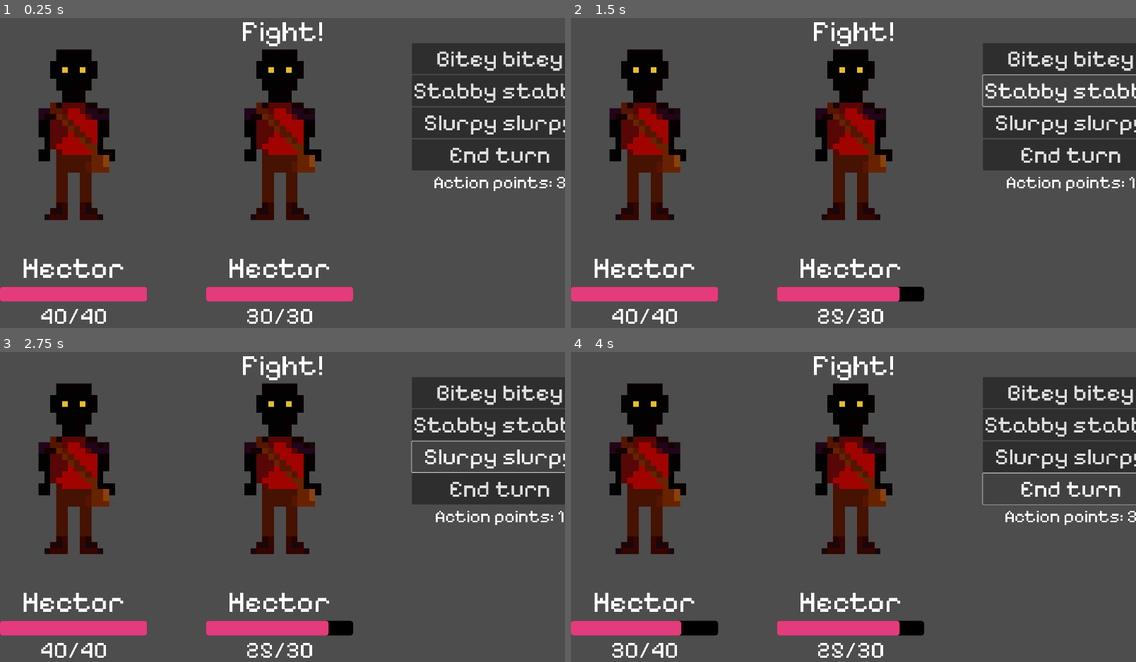
Above: before the commit, frames 1-4 (two rows, left to right).
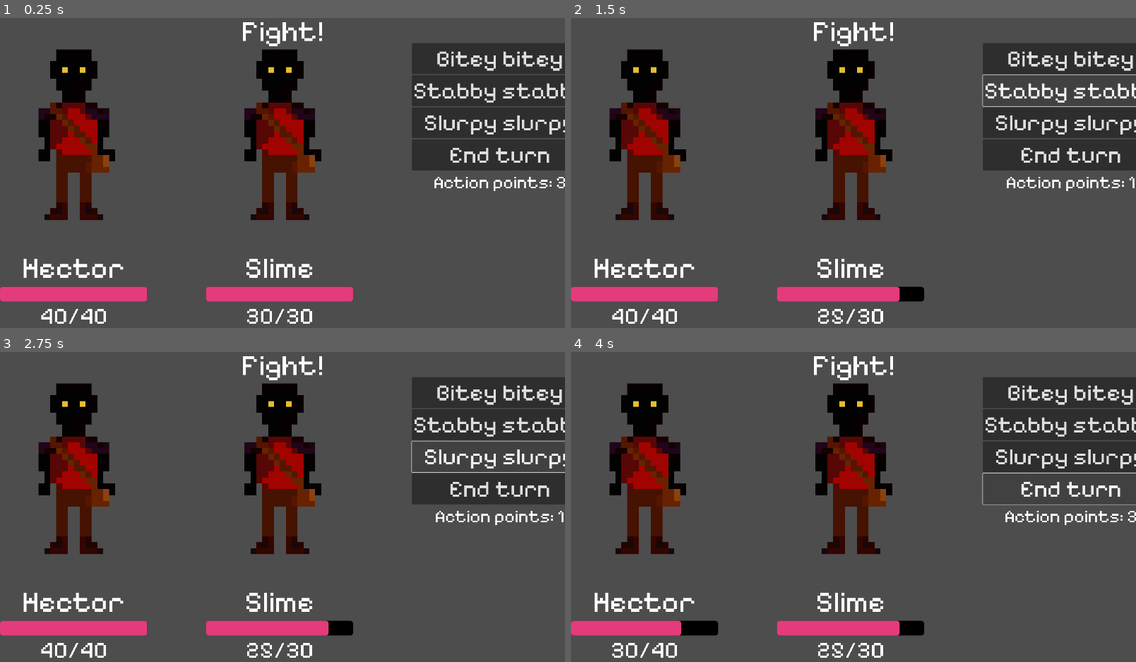
Above: after the commit, the same moments.

Repository: ostev/gamejam
Game: Godot game, scene res://scenes/BattleInterface.tscn
Two runs of this game, one before a commit and one after it. Both use one fixed random seed, a clock stepped at 60 frames per second and the inputs below. This scene is started directly instead of the project's main scene.
Inputs:
- Up to frame 1 (0.25 s): no input
- Up to frame 2 (1.5 s): click "Bitey bitey" at 0.5 s; click "Stabby stabby" at 1.25 s
- Up to frame 3 (2.75 s): click "Slurpy slurpy" at 2 s
- Up to frame 4 (4 s): click "End turn" at 2.75 s; tap Enter at 3.5 s; hold D (right) from 3.53 s (still down)

The runs differ from the first frame. In frame 1, 0.4% of the frame differs, in the area x 40-59%, y 77-84%; in frame 2, 0.4%; in frame 3, 0.4%; in frame 4, 0.4%.

Commit message:
Work on some things

Diff:
--- /dev/null
+++ b/assets/slime_animation.tres
@@ -0,0 +1,32 @@
+[gd_resource type="SpriteFrames" load_steps=5 format=3 uid="uid://b6tu7dcha7y51"]
+
+[ext_resource type="Texture2D" uid="uid://hgqjt7kf0wp6" path="res://assets/slime_spritesheet.png" id="1_xp87q"]
+
+[sub_resource type="AtlasTexture" id="AtlasTexture_nrtoj"]
+atlas = ExtResource("1_xp87q")
+region = Rect2(0, 0, 16, 32)
+
+[sub_resource type="AtlasTexture" id="AtlasTexture_i4b1j"]
+atlas = ExtResource("1_xp87q")
+region = Rect2(16, 0, 16, 32)
+
+[sub_resource type="AtlasTexture" id="AtlasTexture_c0d7e"]
+atlas = ExtResource("1_xp87q")
+region = Rect2(32, 0, 16, 32)
+
+[resource]
+animations = [{
+"frames": [{
+"duration": 1.0,
+"texture": SubResource("AtlasTexture_nrtoj")
+}, {
+"duration": 1.0,
+"texture": SubResource("AtlasTexture_i4b1j")
+}, {
+"duration": 1.0,
+"texture": SubResource("AtlasTexture_c0d7e")
+}],
+"loop": true,
+"name": &"default",
+"speed": 5.0
+}]
--- a/project.godot
+++ b/project.godot
@@ -14,6 +14,10 @@
 run/main_scene="uid://qp37dgj8cpxa"
 config/features=PackedStringArray("4.5", "GL Compatibility")
 config/icon="res://icon.svg"
+
+[autoload]
+
+Globals="*res://src/Globals.gd"
 
 [display]
 
--- /dev/null
+++ b/scenes/Death.tscn
@@ -0,0 +1,39 @@
+[gd_scene load_steps=4 format=3 uid="uid://bqgwbm8jn6py0"]
+
+[ext_resource type="Script" uid="uid://ch1bvanblwdm" path="res://src/RespawnManager.gd" id="1_r1fdo"]
+
+[sub_resource type="Gradient" id="Gradient_4f8q1"]
+offsets = PackedFloat32Array(0.023923445, 1)
+colors = PackedColorArray(0.82835615, 0.49610913, 0.87593067, 1, 0.44001523, 0.721263, 0.66886157, 1)
+
+[sub_resource type="GradientTexture2D" id="GradientTexture2D_r1fdo"]
+gradient = SubResource("Gradient_4f8q1")
+width = 1000
+height = 1000
+fill_to = Vector2(1, 1)
+
+[node name="Death" type="Node2D"]
+
+[node name="TextureRect" type="TextureRect" parent="."]
+offset_right = 1994.0
+offset_bottom = 1246.0
+texture = SubResource("GradientTexture2D_r1fdo")
+
+[node name="Label" type="Label" parent="."]
+offset_left = 364.0
+offset_top = 280.0
+offset_right = 1647.0
+offset_bottom = 880.0
+theme_override_font_sizes/font_size = 500
+text = "DEAD."
+
+[node name="Button" type="Button" parent="."]
+offset_left = 710.0
+offset_top = 836.0
+offset_right = 1149.0
+offset_bottom = 964.0
+theme_override_font_sizes/font_size = 100
+text = "Respawn"
+script = ExtResource("1_r1fdo")
+
+[connection signal="pressed" from="Button" to="Button" method="_on_pressed"]
--- a/scenes/Enemy.tscn
+++ b/scenes/Enemy.tscn
@@ -1,7 +1,7 @@
 [gd_scene load_steps=6 format=3 uid="uid://cq0ih3tvjf6ic"]
 
 [ext_resource type="Script" uid="uid://bb1wrbbcgolg4" path="res://src/Enemy.gd" id="1_3gvst"]
-[ext_resource type="Script" uid="uid://cdwj78lqlau54" path="res://src/Combatant.gd" id="2_mpr68"]
+[ext_resource type="Script" uid="uid://c857khtsisd6s" path="res://src/CombatantDetails.gd" id="2_mpr68"]
 [ext_resource type="Texture2D" uid="uid://bumh5if4xovdf" path="res://icon.svg" id="3_ft8do"]
 
 [sub_resource type="SpriteFrames" id="SpriteFrames_5wwv6"]
--- /dev/null
+++ b/scenes/RespawnButton.gd
@@ -0,0 +1 @@
+extends Button
--- /dev/null
+++ b/scenes/SlimeInterface.tscn
@@ -0,0 +1,49 @@
+[gd_scene load_steps=10 format=3 uid="uid://cevud5135u18g"]
+
+[ext_resource type="PackedScene" uid="uid://budt11vpa7l0x" path="res://scenes/BattleInterface.tscn" id="1_dm7ln"]
+[ext_resource type="Script" uid="uid://c857khtsisd6s" path="res://src/CombatantDetails.gd" id="2_8mo6m"]
+[ext_resource type="Texture2D" uid="uid://d1uskpen07acg" path="res://assets/hector_frontview.png" id="3_niaxs"]
+[ext_resource type="SpriteFrames" uid="uid://b6tu7dcha7y51" path="res://assets/slime_animation.tres" id="4_npjxu"]
+[ext_resource type="Script" uid="uid://bt4e3r06vflvt" path="res://src/Encounter.gd" id="5_ojygc"]
+
+[sub_resource type="SpriteFrames" id="SpriteFrames_fix10"]
+animations = [{
+"frames": [{
+"duration": 1.0,
+"texture": ExtResource("3_niaxs")
+}],
+"loop": true,
+"name": &"default",
+"speed": 5.0
+}]
+
+[sub_resource type="Resource" id="Resource_0kfng"]
+script = ExtResource("2_8mo6m")
+max_hp = 40
+name = "Hector"
+sprite_frames = SubResource("SpriteFrames_fix10")
+metadata/_custom_type_script = "uid://c857khtsisd6s"
+
+[sub_resource type="Resource" id="Resource_edl67"]
+script = ExtResource("2_8mo6m")
+max_hp = 30
+name = "Slime"
+sprite_frames = ExtResource("4_npjxu")
+metadata/_custom_type_script = "uid://c857khtsisd6s"
+
+[sub_resource type="Resource" id="Resource_itn40"]
+script = ExtResource("5_ojygc")
+combatants = [SubResource("Resource_0kfng"), SubResource("Resource_edl67")]
+metadata/_custom_type_script = "uid://bt4e3r06vflvt"
+
+[node name="SlimeInterface" type="Control"]
+layout_mode = 3
+anchors_preset = 0
+
+[node name="BattleInterface" parent="." instance=ExtResource("1_dm7ln")]
+layout_mode = 1
+offset_left = 46.0
+offset_top = -2.0
+offset_right = 46.0
+offset_bottom = -2.0
+encounter = SubResource("Resource_itn40")
--- /dev/null
+++ b/scenes/Win.tscn
@@ -0,0 +1,39 @@
+[gd_scene load_steps=4 format=3 uid="uid://dq601872he6dx"]
+
+[ext_resource type="Script" uid="uid://ch1bvanblwdm" path="res://src/RespawnManager.gd" id="1_pnk8a"]
+
+[sub_resource type="Gradient" id="Gradient_4f8q1"]
+offsets = PackedFloat32Array(0.023923445, 1)
+colors = PackedColorArray(0.82835615, 0.49610913, 0.87593067, 1, 0.44001523, 0.721263, 0.66886157, 1)
+
+[sub_resource type="GradientTexture2D" id="GradientTexture2D_r1fdo"]
+gradient = SubResource("Gradient_4f8q1")
+width = 1000
+height = 1000
+fill_to = Vector2(1, 1)
+
+[node name="Win" type="Node2D"]
+
+[node name="TextureRect" type="TextureRect" parent="."]
+offset_right = 1994.0
+offset_bottom = 1246.0
+texture = SubResource("GradientTexture2D_r1fdo")
+
+[node name="Label" type="Label" parent="."]
+offset_left = 182.0
+offset_top = 372.0
+offset_right = 1754.0
+offset_bottom = 972.0
+theme_override_font_sizes/font_size = 200
+text = "ENEMY DEFEATED"
+
+[node name="Button" type="Button" parent="."]
+offset_left = 710.0
+offset_top = 836.0
+offset_right = 1149.0
+offset_bottom = 964.0
+theme_override_font_sizes/font_size = 100
+text = "Continue"
+script = ExtResource("1_pnk8a")
+
+[connection signal="pressed" from="Button" to="Button" method="_on_pressed"]
--- a/scenes/World.tscn
+++ b/scenes/World.tscn
@@ -1,18 +1,22 @@
-[gd_scene load_steps=35 format=4 uid="uid://qp37dgj8cpxa"]
-
-[ext_resource type="Script" uid="uid://co2rhmxa0n8nl" path="res://src/bgmusic.gd" id="1_0uv0p"]
+[gd_scene load_steps=40 format=4 uid="uid://qp37dgj8cpxa"]
+
 [ext_resource type="PackedScene" uid="uid://qqx1flhdjocc" path="res://scenes/Player.tscn" id="1_32lhk"]
+[ext_resource type="Script" uid="uid://dupm7hkrx1ocv" path="res://src/World.gd" id="1_c0d7e"]
 [ext_resource type="TileSet" uid="uid://cqvpm7ioxpo42" path="res://assets/tilemaps/tileset.tres" id="1_kqs1s"]
 [ext_resource type="Script" uid="uid://qbdl7rxcywtn" path="res://src/area_2d.gd" id="2_1lgw5"]
 [ext_resource type="Script" uid="uid://gi8bx4osqd6g" path="res://src/Player.gd" id="2_7g83o"]
-[ext_resource type="Script" path="res://src/Camera.gd" id="4_d1c63"]
+[ext_resource type="Script" uid="uid://gtqa40mdqgi6" path="res://src/Camera.gd" id="4_d1c63"]
 [ext_resource type="Script" uid="uid://ducx5yelgj345" path="res://src/key.gd" id="6_c0d7e"]
 [ext_resource type="Script" uid="uid://c8jelaiwx0kw4" path="res://src/switch.gd" id="6_hlk0d"]
 [ext_resource type="AudioStream" uid="uid://calsww5w0tgdp" path="res://assets/bg music_dungeon.mp3" id="8_b3faq"]
+[ext_resource type="Script" uid="uid://bb1wrbbcgolg4" path="res://src/Enemy.gd" id="9_o1tcx"]
 [ext_resource type="Texture2D" uid="uid://ditkpnl8x7cxw" path="res://assets/keys.png" id="10_nrtoj"]
 [ext_resource type="Texture2D" uid="uid://bng5lxf4urnxo" path="res://assets/bone_man.png" id="10_pdh0q"]
+[ext_resource type="Script" uid="uid://c857khtsisd6s" path="res://src/CombatantDetails.gd" id="10_rpuxp"]
 [ext_resource type="Texture2D" uid="uid://hgqjt7kf0wp6" path="res://assets/slime_spritesheet.png" id="11_h1bdy"]
 [ext_resource type="Texture2D" uid="uid://coibmea0ve10j" path="res://assets/fireenemy_spritesheet.png" id="12_7c4bj"]
+[ext_resource type="PackedScene" uid="uid://budt11vpa7l0x" path="res://scenes/BattleInterface.tscn" id="12_nthub"]
+[ext_resource type="SpriteFrames" uid="uid://b6tu7dcha7y51" path="res://assets/slime_animation.tres" id="13_44lqw"]
 [ext_resource type="Script" uid="uid://4b4mikas3gp5" path="res://src/EventController.gd" id="14_o1tcx"]
 [ext_resource type="Script" uid="uid://dihf641oyj66c" path="res://src/key_ui.gd" id="15_rpuxp"]
 
@@ -100,8 +104,14 @@
 "speed": 5.0
 }]
 
+[sub_resource type="Resource" id="Resource_dwmkc"]
+script = ExtResource("10_rpuxp")
+max_hp = 10
+sprite_frames = SubResource("SpriteFrames_44lqw")
+metadata/_custom_type_script = "uid://c857khtsisd6s"
+
 [sub_resource type="RectangleShape2D" id="RectangleShape2D_rpuxp"]
-size = Vector2(16, 13)
+size = Vector2(34, 34)
 
 [sub_resource type="AtlasTexture" id="AtlasTexture_o1tcx"]
 atlas = ExtResource("12_7c4bj")
@@ -128,7 +138,7 @@
 [sub_resource type="RectangleShape2D" id="RectangleShape2D_44lqw"]
 
 [node name="World" type="Node2D"]
-script = ExtResource("1_0uv0p")
+script = ExtResource("1_c0d7e")
 
 [node name="FloorTileMap" type="TileMapLayer" parent="."]
 position = Vector2(1, 11)
@@ -196,16 +206,19 @@
 
 [node name="slime" type="Area2D" parent="."]
 position = Vector2(-278, -15)
+script = ExtResource("9_o1tcx")
+details = SubResource("Resource_dwmkc")
+battle_scene = ExtResource("12_nthub")
 
 [node name="AnimatedSprite2D" type="AnimatedSprite2D" parent="slime"]
 position = Vector2(61, 14)
-sprite_frames = SubResource("SpriteFrames_o1tcx")
+sprite_frames = ExtResource("13_44lqw")
 autoplay = "default"
 frame = 1
 frame_progress = 0.0019814505
 
 [node name="CollisionShape2D" type="CollisionShape2D" parent="slime"]
-position = Vector2(62, 14.5)
+position = Vector2(62, 15)
 shape = SubResource("RectangleShape2D_rpuxp")
 
 [node name="fire" type="Area2D" parent="."]
@@ -264,3 +277,4 @@
 [connection signal="pressed" from="switch" to="switch" method="_on_pressed"]
 [connection signal="body_entered" from="key" to="." method="_on_key_body_entered"]
 [connection signal="pressed" from="bonemanb" to="." method="_on_bonemanb_pressed"]
+[connection signal="body_entered" from="slime" to="slime" method="_on_body_entered"]
--- a/src/CombatantDetails.gd
+++ b/src/CombatantDetails.gd
@@ -3,3 +3,5 @@
 @export var max_hp: int
 @export var name: String
 @export var sprite_frames: SpriteFrames
+
+@export var index: int = 0
--- a/src/CombatantUI.gd
+++ b/src/CombatantUI.gd
@@ -6,30 +6,36 @@
 
 @onready var health_bar: ProgressBar = $VBoxContainer/HealthBar
 @onready var health_label: Label = $VBoxContainer/HealthBar/CenterContainer/HealthLabel
+@onready var label: Label = $VBoxContainer/Label
+
+var encounter_manager: EncounterUIManager
+var index: int = 0
 
 func _ready() -> void:
-	pass
+    pass
 
 func set_details():
-	print(animated_sprite)
-	animated_sprite.sprite_frames = details.sprite_frames
-	_set_hp(details.max_hp)
-	health_bar.max_value = details.max_hp
+    print(animated_sprite)
+    animated_sprite.sprite_frames = details.sprite_frames
+    _set_hp(details.max_hp)
+    health_bar.max_value = details.max_hp
+    label.text = details.name
 
 
 func die():
-	pass
+    Globals.defeated_enemies.push_back(details.index)
+    encounter_manager.kill(index)
 
 func damage(amount: int) -> void:
-	_set_hp(hp - amount)
+    _set_hp(hp - amount)
 
-	if hp < 0:
-		die()
+    if hp < 0:
+        die()
 
 func _set_hp(new_hp: int) -> void:
-	hp = new_hp
-	health_bar.value = new_hp
-	health_label.text = "%s/%s" % [new_hp, details.max_hp]
+    hp = new_hp
+    health_bar.value = new_hp
+    health_label.text = "%s/%s" % [new_hp, details.max_hp]
 
 func act(other: CombatantUI) -> void:
-	other.damage(5)
+    other.damage(5)
--- a/src/EncounterUIManager.gd
+++ b/src/EncounterUIManager.gd
@@ -1,4 +1,4 @@
-extends Control
+class_name EncounterUIManager extends Control
 
 @export var encounter: Encounter
 @onready var combatant1: CombatantUI = $MarginContainer/HBoxContainer/CombatantUI1
@@ -21,6 +21,7 @@
 
 func set_combatant_details(index: int, combatant: CombatantUI) -> void:
 	combatant.details = encounter.combatants[index]
+	combatant.encounter_manager = self
 	combatant.set_details()
 
 func _is_player_turn() -> bool:
@@ -55,3 +56,9 @@
 	if _can_perform_action():
 		_perform_action()
 		combatant2.damage(5)
+
+func kill(index):
+	if index == 0:
+		get_tree().change_scene_to_file("res://scenes/World.tscn")
+	elif index == 1:
+		get_tree().change_scene_to_file("res://scenes/Win.tscn")
--- a/src/Enemy.gd
+++ b/src/Enemy.gd
@@ -1,14 +1,28 @@
 @tool
-extends Node2D
-
+extends Area2D
 
 @onready var animated_sprite: AnimatedSprite2D = $AnimatedSprite2D
 
-@export var details: Combatant
+@export var details: CombatantDetails
+@export var battle_scene: PackedScene
+
 
 func _ready() -> void:
-    animated_sprite.sprite_frames = details.sprite_frames
-    animated_sprite.play("idle")
+	if details.index in Globals.defeated_enemies:
+		queue_free()
 
-func _process(delta: float) -> void:
-    pass
+	monitoring = true
+
+	animated_sprite.sprite_frames = details.sprite_frames
+	animated_sprite.play("default")
+
+	# connect("area_entered", Callable(self, "_trigger_battle"))
+	# body_entered.connect(_trigger_battle)
+
+func _trigger_battle(body: Node2D) -> void:
+	print("battle!!!")
+	get_tree().change_scene_to_packed(battle_scene)
+
+
+func _on_body_entered(body: Node2D) -> void:
+	_trigger_battle(body)
--- /dev/null
+++ b/src/Globals.gd
@@ -0,0 +1,6 @@
+extends Node
+
+var player_hp: int
+var player_position: Vector2 = Vector2(73, 42)
+
+var defeated_enemies: Array = []
--- a/src/Player.gd
+++ b/src/Player.gd
@@ -2,6 +2,11 @@
 
 const SPEED: float = 40.0
 var direction := Vector2.ZERO
+var hp: int = 40
+
+func _ready() -> void:
+	hp = Globals.player_hp
+	position = Globals.player_position
 
 func _physics_process(delta: float) -> void:
 	# Update direction every frame
@@ -16,6 +21,9 @@
 	# Update animations
 	update_animation()
 
+	Globals.player_hp = hp
+	Globals.player_position = position
+
 func update_animation():
 	var anim = $AnimatedSprite2D
 
@@ -24,10 +32,10 @@
 		return
 
 	if direction.x > 0:
-		anim.play("right")   # 3-frame walk right
+		anim.play("right") # 3-frame walk right
 	elif direction.x < 0:
-		anim.play("left")    # 3-frame walk left
+		anim.play("left") # 3-frame walk left
 	elif direction.y > 0:
-		anim.play("down")    # 3-frame walk down
+		anim.play("down") # 3-frame walk down
 	elif direction.y < 0:
-		anim.play("up")      # 3-frame walk up
+		anim.play("up") # 3-frame walk up
--- /dev/null
+++ b/src/RespawnManager.gd
@@ -0,0 +1,4 @@
+extends Button
+
+func _on_pressed():
+    get_tree().change_scene_to_file("res://scenes/World.tscn")
--- /dev/null
+++ b/src/World.gd
@@ -0,0 +1,12 @@
+extends Node2D
+
+func _on_ready() -> void:
+	$music.play()
+
+
+# func _on_key_body_entered(body: Node2D) -> void:
+# 	pass # Replace with function body.
+
+
+# func _on_bonemanb_pressed() -> void:
+# 	pass # Replace with function body.
--- a/src/bgmusic.gd
+++ /dev/null
@@ -1,12 +0,0 @@
-extends Node2D
-
-func _on_ready() -> void:
-	$music.play()
-
-
-func _on_key_body_entered(body: Node2D) -> void:
-	pass # Replace with function body.
-
-
-func _on_bonemanb_pressed() -> void:
-	pass # Replace with function body.
--- a/src/collectable.gd
+++ b/src/collectable.gd
@@ -4,6 +4,6 @@
 
 signal key_collected(value: int)
 
-func key_collected(value: int):
+func collect_key(value: int):
 	total_keys += value
 	emit_signal("key_collected", total_keys)
Not shown, added: scenes/RespawnButton.gd.uid
Not shown: 1 places in scenes/World.tscn that only renumber resources
Not shown, added: src/Globals.gd.uid
Not shown, added: src/RespawnManager.gd.uid
Not shown, added: src/World.gd.uid
Not shown, removed: src/bgmusic.gd.uid
